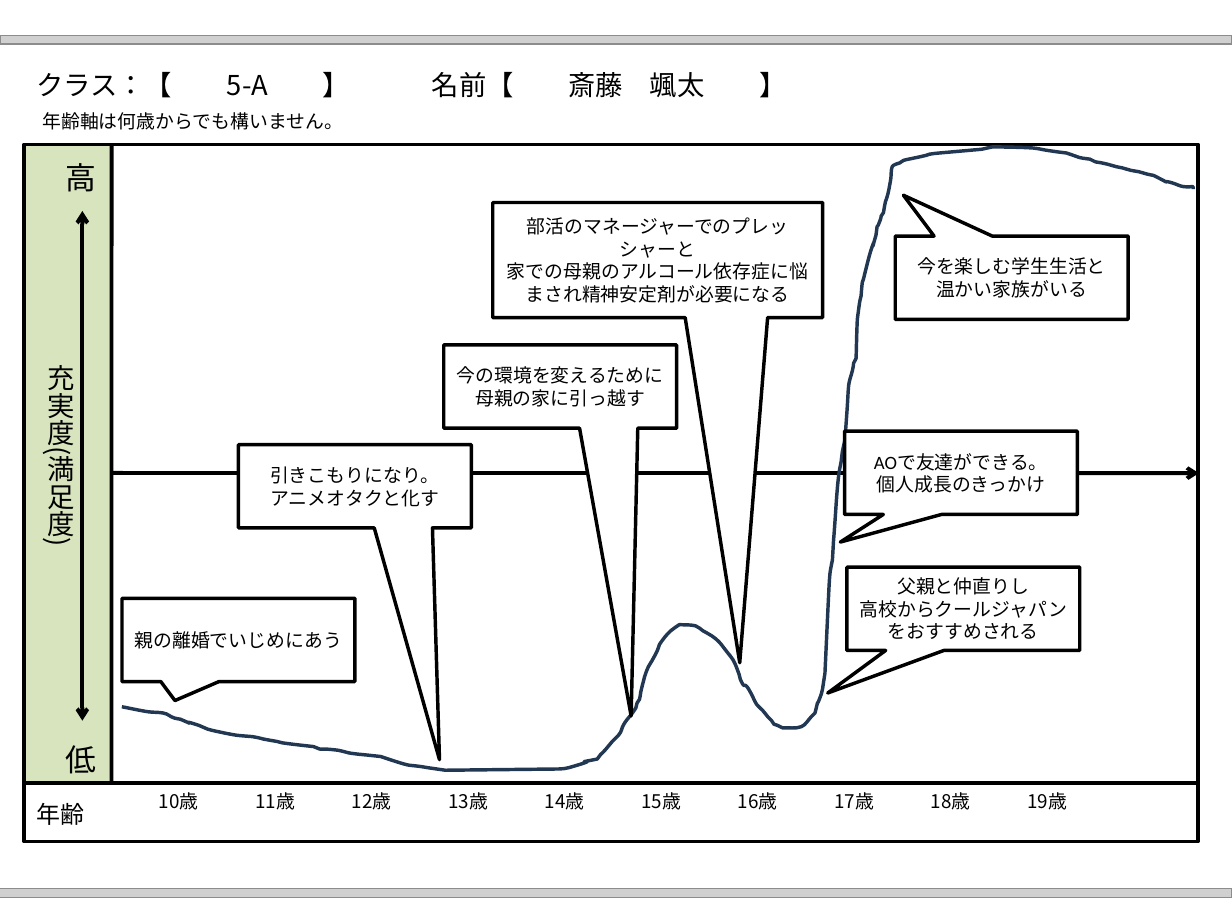
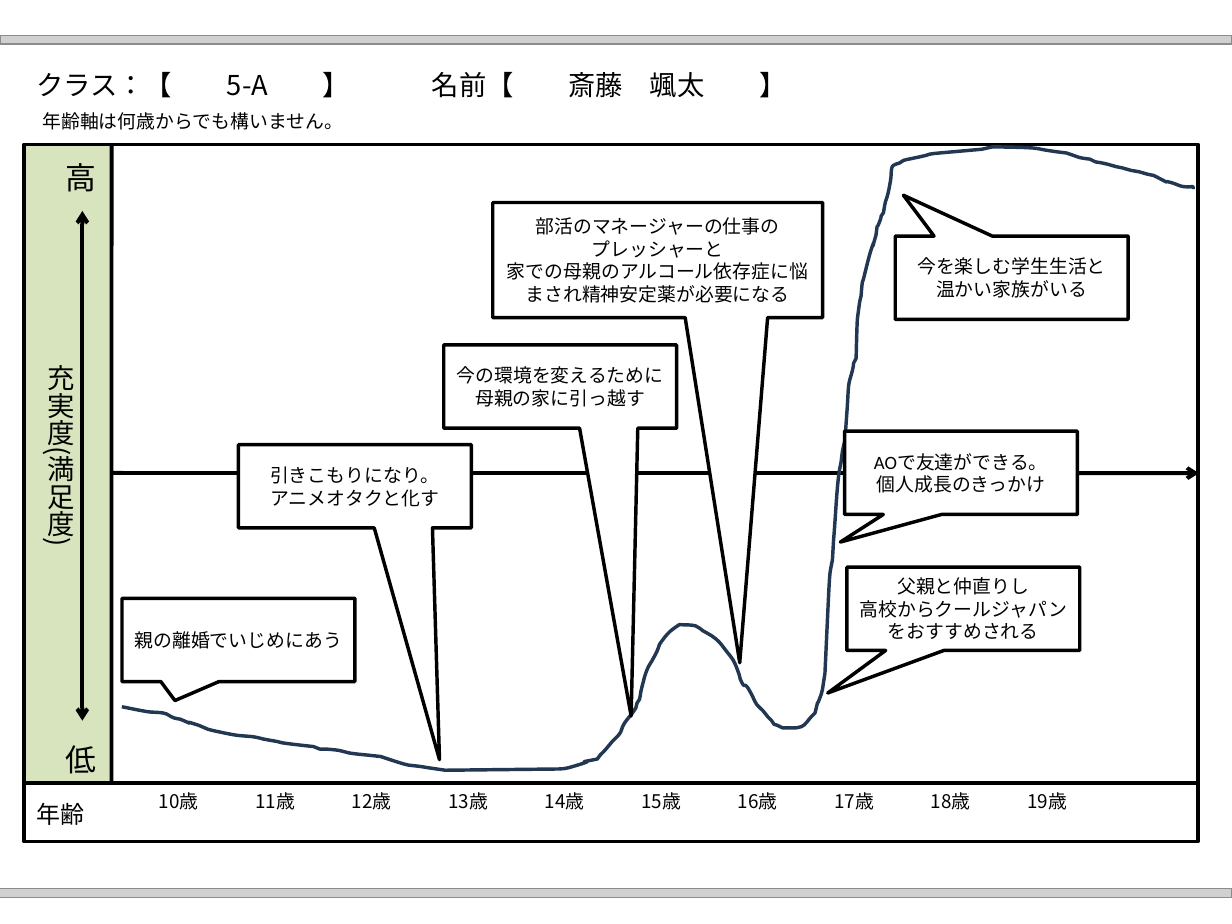
Before and after one commit to SoutaSaitou/GCDC, a slide deck: slide 1 of 5A 斎藤颯太/ライフラインチャート.pptx. Drawn at 1232x924 pixels with LibreOffice and Linux fonts; fonts in the diff are those of the drawing; grey boxes stand for pictures. Boxes give left, top, right and bottom in pixels: in the first picture for what was removed or moved away, otherwise in the second. Text is boxed around its words. In the diff, an @@ line names an element or a change of style, - is before the commit and + after.

Commit message:
ライフラインチャート提出用完成

```diff
--- a/5A 斎藤颯太/ライフラインチャート.pptx
+++ b/5A 斎藤颯太/ライフラインチャート.pptx
@@ text in speech box at [507, 217, 808, 303]: text changed @@
-部活のマネージャーでのプレッシャーと
-家での母親のアルコール依存症に悩まされ精神安定剤が必要になる
+部活のマネージャーの仕事の
+プレッシャーと
+家での母親のアルコール依存症に悩まされ精神安定薬が必要になる
```
Also in this commit, not shown: 1 other slide changed.
